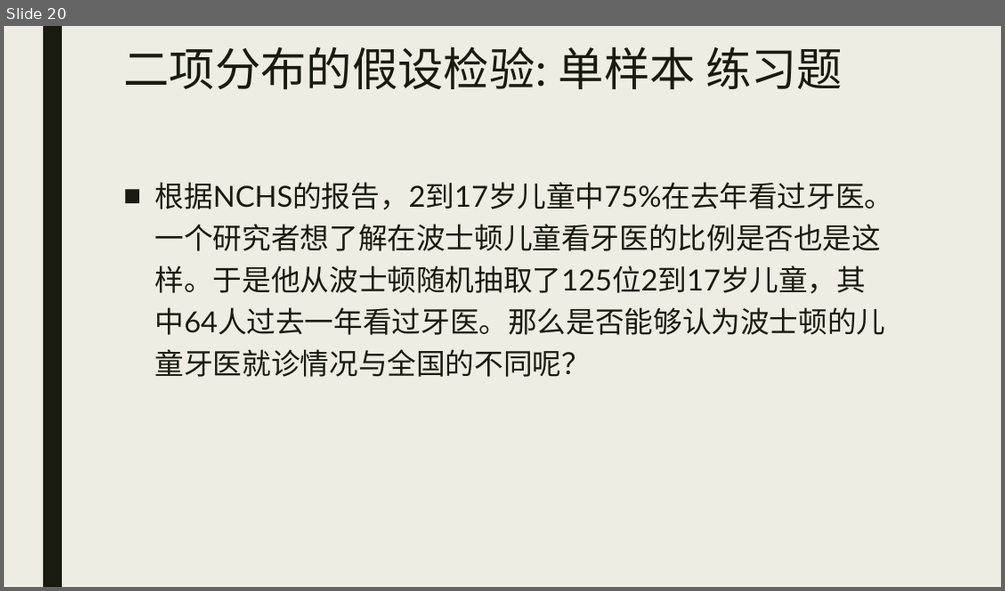
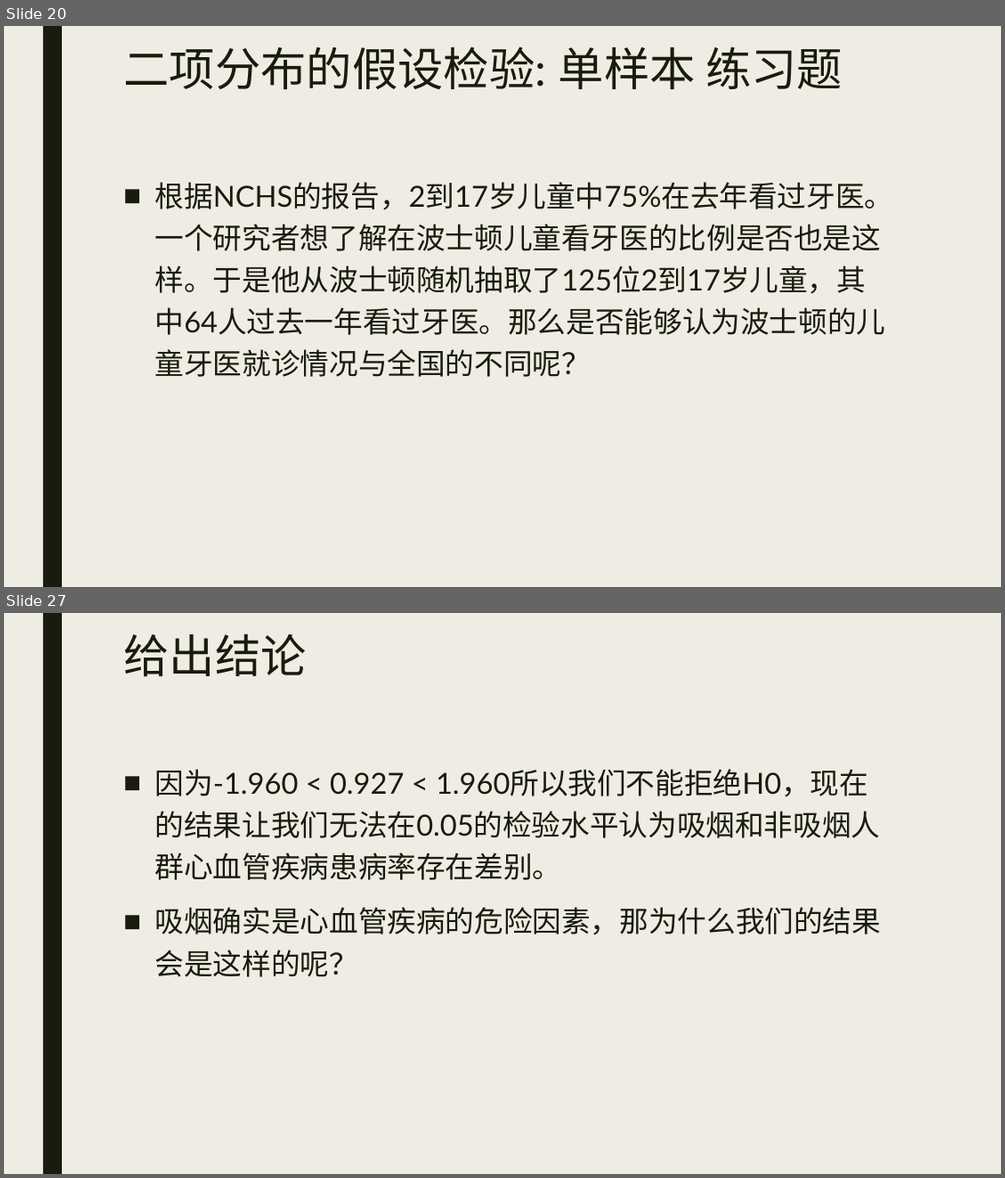
Before and after one commit to beneon/medstat, a slide deck: lect-6/二分变量的检验以及样本量估计.pptx. Shown one above the other, each under a label of ours: slide 20 before the commit, slides 20 and 27 after it; the slides between them are not shown. The pictures are 1005x591 and 1005x1178 pixels, drawn with LibreOffice and Linux fonts; fonts in the diff are those of the drawing. Boxes give left, top, right and bottom in pixels: in the first picture for what was removed or moved away, otherwise in the second. Text is boxed around its words. In the diff, an @@ line names an element or a change of style, - is before the commit and + after.

```diff
--- a/lect-6/二分变量的检验以及样本量估计.pptx
+++ b/lect-6/二分变量的检验以及样本量估计.pptx
@@ slide 27 added at box(4, 613, 1001, 1174), background #EFEDE3; not listed: 1 template element that a slide beside it also shows @@
@@ title added at box(123, 634, 306, 677), 44 pt, text #191B0E @@
+给出结论
@@ text added at box(155, 769, 882, 977), 28 pt, text #191B0E @@
+■ 因为-1.960 < 0.927 < 1.960所以我们不能拒绝H0，现在的结果让我们无法在0.05的检验水平认为吸烟和非吸烟人群心血管疾病患病率存在差别。
+■ 吸烟确实是心血管疾病的危险因素，那为什么我们的结果会是这样的呢？
```
Also in this commit, not shown: 17 other slides added.
